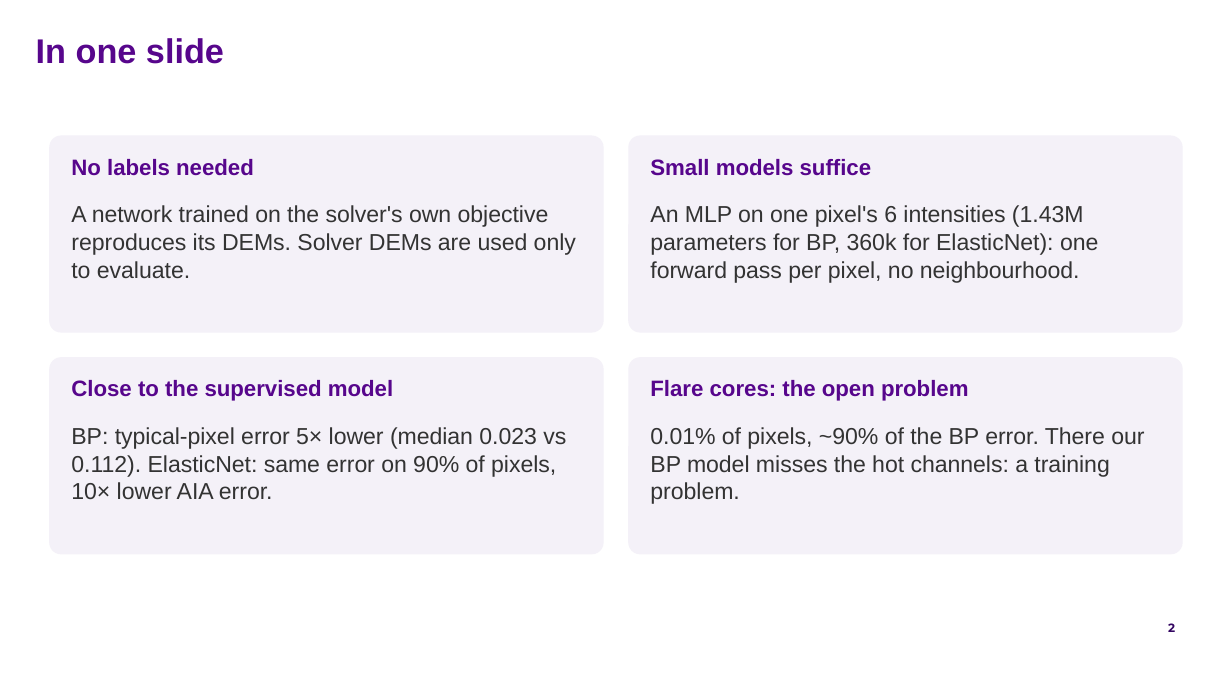
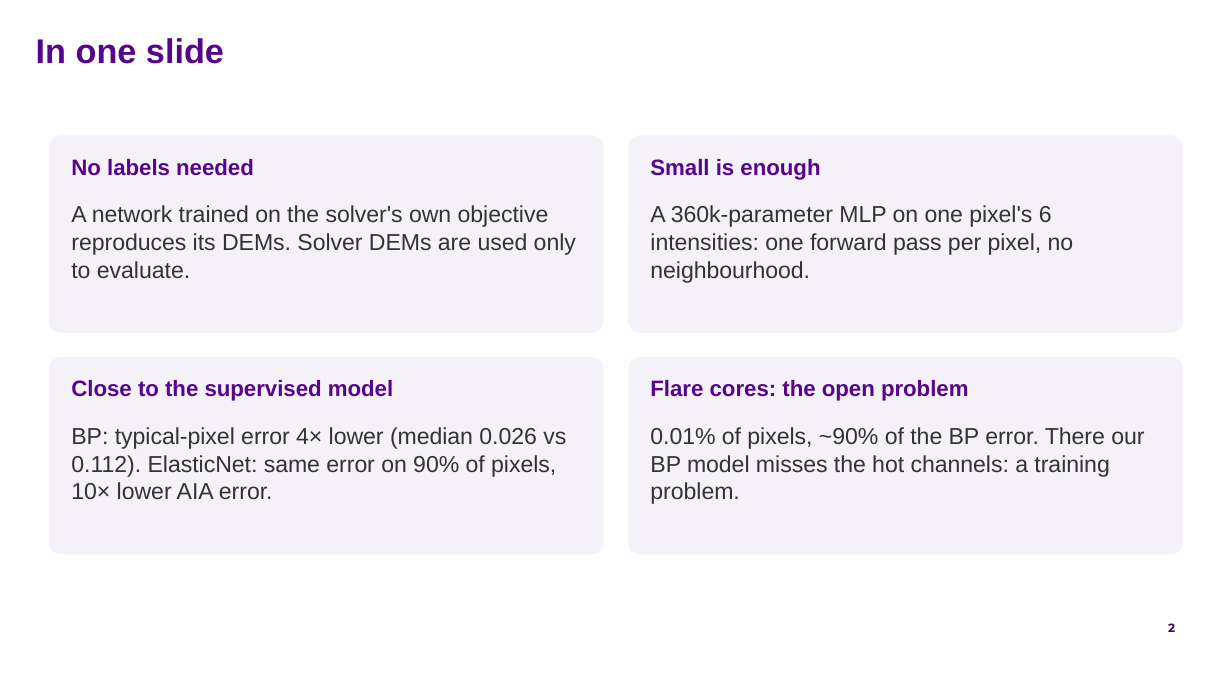
Before and after one commit to FruitPnchSamuraiG/solar-dem-inversion, a slide deck: slide 2 of slides/DEM_deck_v2.pptx. Drawn at 1232x693 pixels with LibreOffice and Linux fonts; fonts in the diff are those of the drawing; background and template pictures are left out. Boxes give left, top, right and bottom in pixels: in the first picture for what was removed or moved away, otherwise in the second. Text is boxed around its words. In the diff, an @@ line names an element or a change of style, - is before the commit and + after.

```diff
--- a/slides/DEM_deck_v2.pptx
+++ b/slides/DEM_deck_v2.pptx
@@ text at (x1=650, y1=159, x2=820, y2=180): text changed @@
-Small models suffice
+Small is enough
@@ text at (x1=650, y1=205, x2=1074, y2=283): text changed @@
-An MLP on one pixel's 6 intensities (1.43M parameters for BP, 360k for ElasticNet): one forward pass per pixel, no neighbourhood.
+A 360k-parameter MLP on one pixel's 6 intensities: one forward pass per pixel, no neighbourhood.
@@ text at (x1=71, y1=427, x2=566, y2=499): text changed @@
-BP: typical-pixel error 5× lower (median 0.023 vs 0.112). ElasticNet: same error on 90% of pixels, 10× lower AIA error.
+BP: typical-pixel error 4× lower (median 0.026 vs 0.112). ElasticNet: same error on 90% of pixels, 10× lower AIA error.
```
Also in this commit, not shown: 12 other slides changed, 12 other files.
